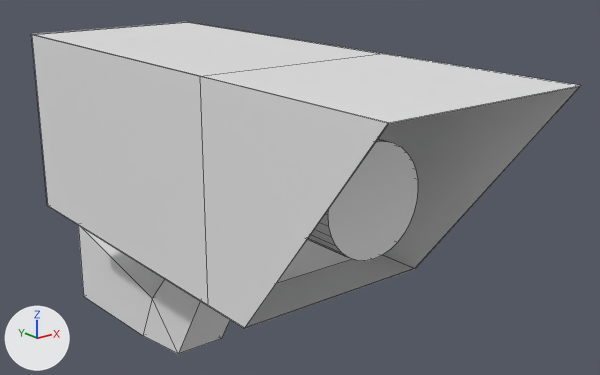
An edit to the FBX model Game/Meow Gear Solid VR/Assets/Models/Enemies/Camera/camera.fbx, drawn before and after from the same camera.
Camera for both pictures: a 50 mm camera at (-2.24, -2.66, 1.06) aimed at (0.5, 0.77, -0.31). Lighting does not change. The marker at lower left points along +X, +Y and +Z. Mesh edges are drawn as thin lines. Where no turn or scale is listed for an object, it has been applied to the vertices.

Objects in the first picture: 'Camera Head', 'Camera Neck'.
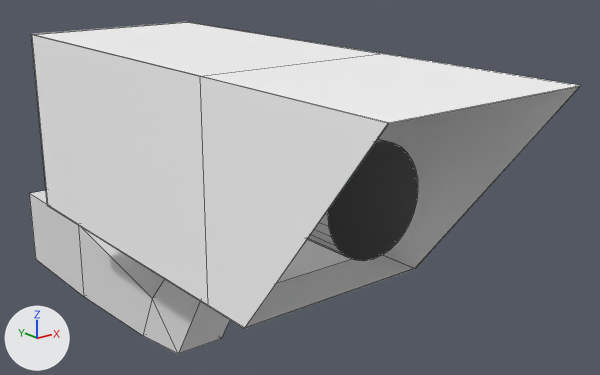
Where the newer file only moved an object's origin or applied its transform, the numbers keep the older frame.

What differs and where, as boxes [x1, y1, x2, y2] in the pictures (600 x 375 px):
'Camera Head', recoloured (grey to white): [31, 22, 578, 329] in both
'Camera Neck', reshaped: before [78, 225, 230, 354]; after [29, 190, 230, 354]
part 1 of me_cube_001, built on: after [29, 190, 84, 296]

Diff of the bpy script that builds the scene:
```diff
--- a/Game/Meow Gear Solid VR/Assets/Models/Enemies/Camera/camera.fbx.py
+++ b/Game/Meow Gear Solid VR/Assets/Models/Enemies/Camera/camera.fbx.py
@@ img_camera_texture_png @@
+img_camera_texture_png = load_image('Camera Texture.png', 'Camera Texture.png', 256, 256, 'sRGB')
@@ mat_material @@
+mat_material = principled_material('Material')
+mat_material.texture = img_camera_texture_png  # with its transparency
@@ me_cube_001 @@
 me_cube_001.from_pydata(...)  # 16 vertices, 14 faces; spans x -0.15..0.15, y -0.33..1.44, z -0.58..0.48
 # used by ob_camera_neck; location = (0.0, 0.876, -0.757)
 # verts and faces of me_cube_001; kept vertices keep their numbers, new ones are numbered from 16
 # before: 12 (0.15, 1.44, -0.58), 13 (0.15, 1.44, -0.06), 14 (-0.15, 1.44, -0.06) at pixel (78, 224), 15 (-0.15, 1.44, -0.58) at pixel (83, 296)
+# me_cube_001 part 1
+delete_faces([(12, 15, 14, 13)])
+for new, old in zip([*range(16, 20)], [*range(12, 16)]): verts[new] = verts[old] + (0.0, 0.84, 0.01)
+faces += [(12, 15, 19, 16), (16, 19, 18, 17), (13, 17, 18, 14), (14, 18, 19, 15), (12, 16, 17, 13)]
@@ me_cube_002 @@
 me_cube_002.from_pydata(...)  # 84 vertices, 52 faces; spans x -0.5..0.5, y -1.4..1.4, z -0.5..0.5
+me_cube_002.materials.append(mat_material)  # picture img_camera_texture_png
```
